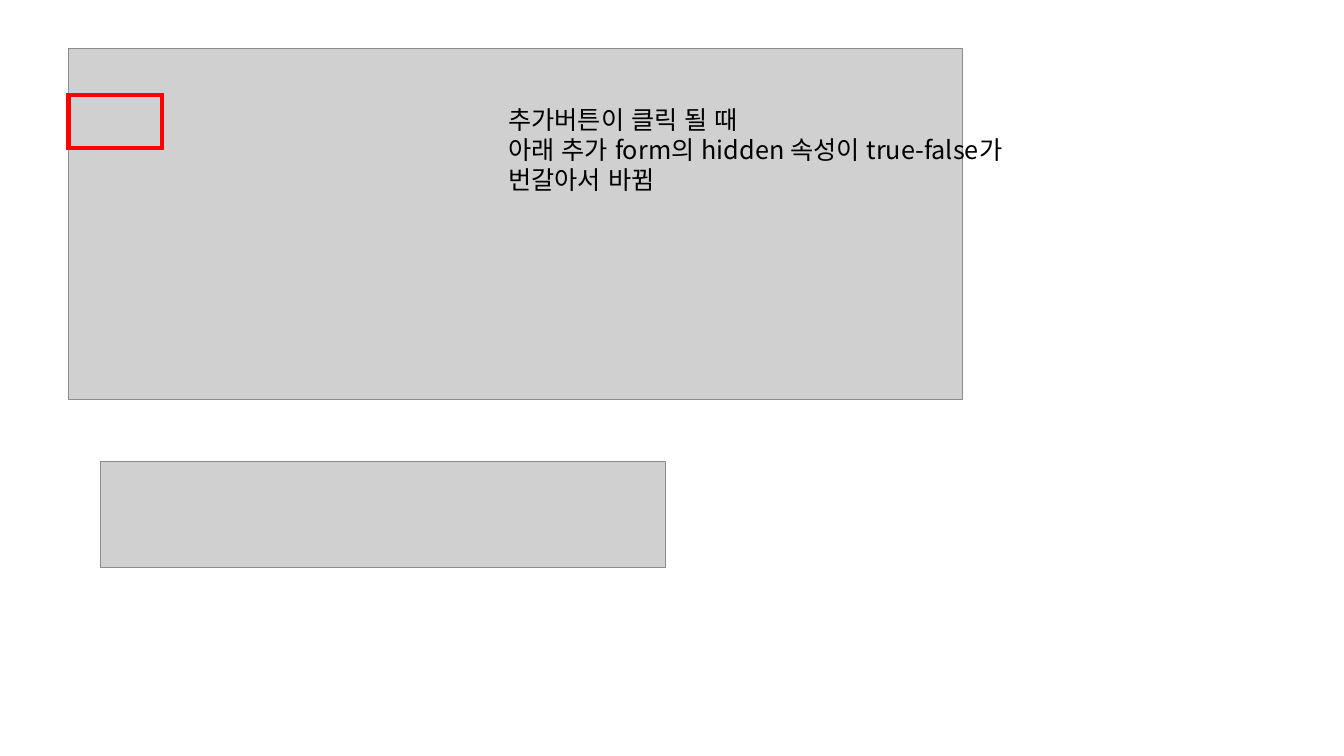
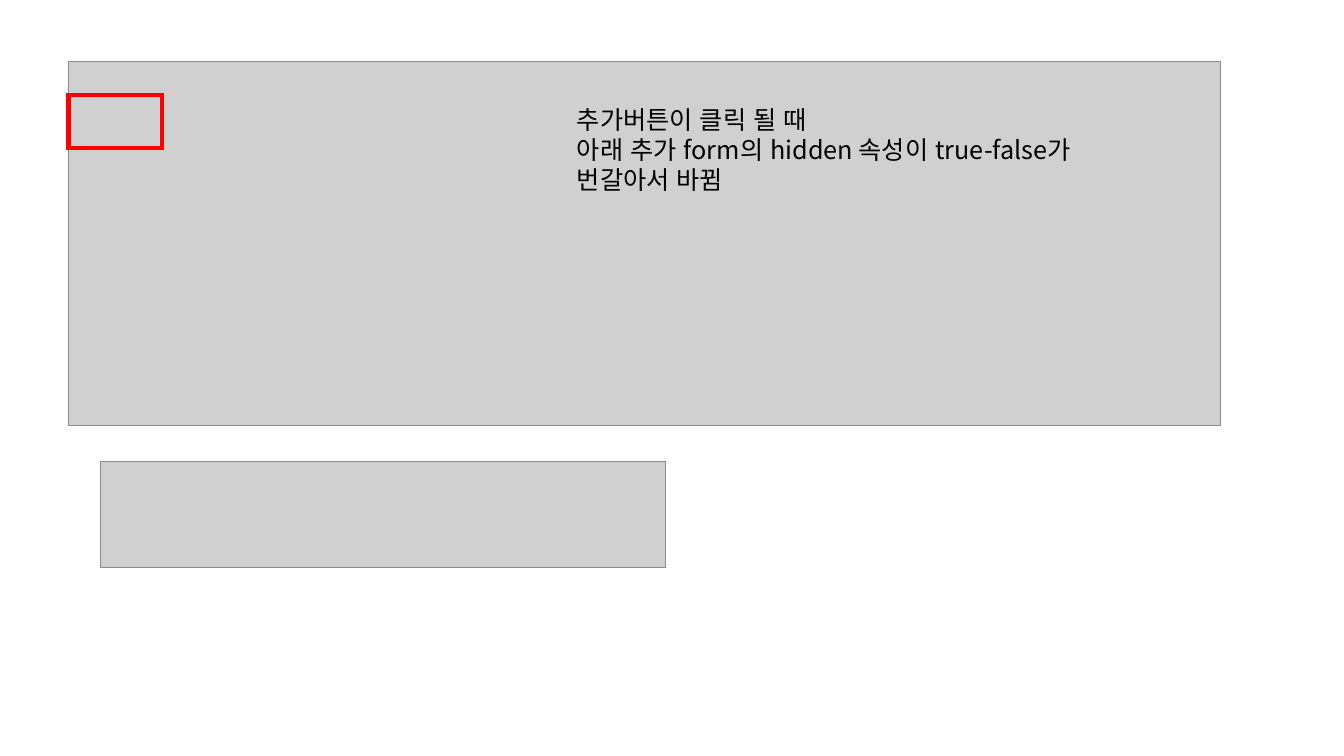
Before and after one commit to ezenteam2/EzenCrowdFunding, a slide deck: slide 22 of project03 화면설계서/0228 발표용 project03 - 화면 설계서 - 형준.pptx (slide 18 before the commit). Drawn at 1344x756 pixels with LibreOffice and Linux fonts; fonts in the diff are those of the drawing; grey boxes stand for pictures. Boxes give left, top, right and bottom in pixels: in the first picture for what was removed or moved away, otherwise in the second. Text is boxed around its words. In the diff, an @@ line names an element or a change of style, - is before the commit and + after.

```diff
--- a/project03 화면설계서/0228 발표용 project03 - 화면 설계서 - 형준.pptx
+++ b/project03 화면설계서/0228 발표용 project03 - 화면 설계서 - 형준.pptx
@@ picture: place and size @@
-picture at <box>69,48,963,400</box>
+picture at <box>69,62,1221,425</box>
@@ text "추가버튼이 클릭 될 때": place and size @@
-text "추가버튼이 클릭 될 때" at <box>508,108,1002,191</box>
+text "추가버튼이 클릭 될 때" at <box>577,108,1070,191</box>
```
Also in this commit, not shown: 1 other slide changed, 10 slides added, 5 slides removed, 3 other files.
